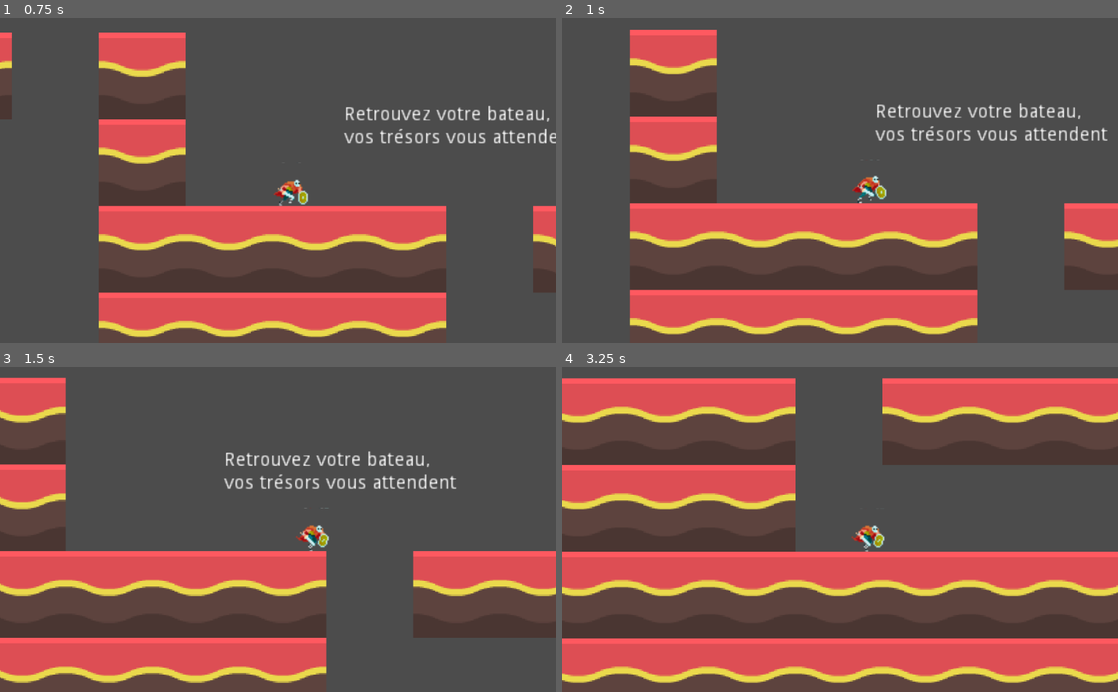
Above: before the commit, frames 1-4 (two rows, left to right).
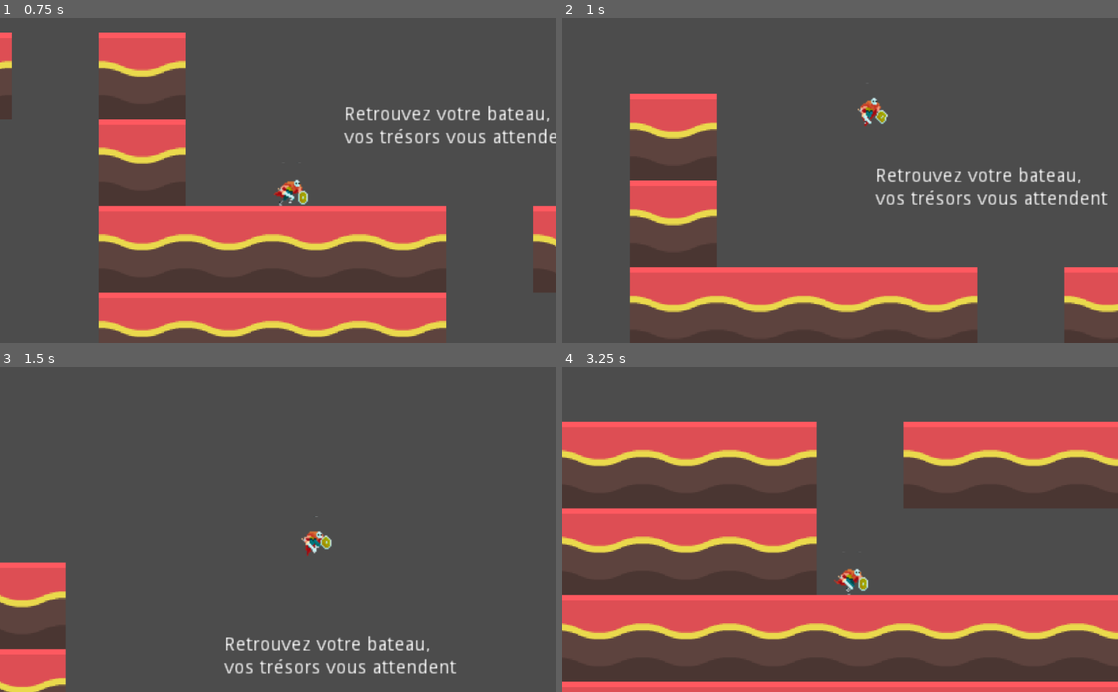
Above: after the commit, the same moments.

Repository: ab1530/HackhatonLost-Found
Game: Godot game, scene res://terrain.tscn
Same seed, same stepped clock (60 frames per second), same inputs: the game is played once before the commit and once after it.
Inputs:
- Up to frame 1 (0.75 s): tap Enter (display_text) at 0.5, 0.6 s; hold Right (right) from 0.53 s (still down)
- Up to frame 2 (1 s): keep holding Right (right); tap Up (jump, bound only after the commit) at 0.77 s
- Up to frame 3 (1.5 s): keep holding Right (right); tap Enter (display_text) at 1.35 s
- Up to frame 4 (3.25 s): tap Up (jump, bound only after the commit) at 1.52, 3.02 s; release Right (right) at 2.03 s; hold Left (left) 2.03-2.78 s; tap Enter (display_text) at 2.1, 2.85 s; hold Right (right) from 2.78 s (still down)

Frame 1 is identical in both runs. In frame 2, 31% of the frame differs, in the area x 12-100%, y 3-100%; in frame 3, 29%; in frame 4, 75%, in the area x 0-100%, y 3-100%.

Commit message:
[ADD] attack

Diff:
--- a/lost-and-found-2d/Player.gd
+++ b/lost-and-found-2d/Player.gd
@@ -31,6 +31,8 @@
 		motion.x -= ACCELERATION
 		facing_right = false
 		$AnimationPlayer.play("running")
+	elif Input.is_action_pressed("attack"):
+		$AnimationPlayer.play("attaque")
 	else:
 		motion.x = lerp(motion.x, 0, 0.2)
 		$AnimationPlayer.play("Idle")
--- a/lost-and-found-2d/project.godot
+++ b/lost-and-found-2d/project.godot
@@ -33,12 +33,17 @@
 }
 jump={
 "deadzone": 0.5,
-"events": [ Object(InputEventKey,"resource_local_to_scene":false,"resource_name":"","device":0,"alt":false,"shift":false,"control":false,"meta":false,"command":false,"pressed":false,"scancode":32,"unicode":0,"echo":false,"script":null)
+"events": [ Object(InputEventKey,"resource_local_to_scene":false,"resource_name":"","device":0,"alt":false,"shift":false,"control":false,"meta":false,"command":false,"pressed":false,"scancode":16777232,"unicode":0,"echo":false,"script":null)
  ]
 }
 display_text={
 "deadzone": 0.5,
 "events": [ Object(InputEventKey,"resource_local_to_scene":false,"resource_name":"","device":0,"alt":false,"shift":false,"control":false,"meta":false,"command":false,"pressed":false,"scancode":16777221,"unicode":0,"echo":false,"script":null)
+ ]
+}
+attack={
+"deadzone": 0.5,
+"events": [ Object(InputEventKey,"resource_local_to_scene":false,"resource_name":"","device":0,"alt":false,"shift":false,"control":false,"meta":false,"command":false,"pressed":false,"scancode":32,"unicode":0,"echo":false,"script":null)
  ]
 }
 
--- a/lost-and-found-2d/terrain.tscn
+++ b/lost-and-found-2d/terrain.tscn
@@ -139,6 +139,23 @@
 "values": [ 1, 2, 3, 5 ]
 }
 
+[sub_resource type="Animation" id=15]
+resource_name = "attaque"
+length = 0.5
+loop = true
+tracks/0/type = "value"
+tracks/0/path = NodePath("Sprite:frame")
+tracks/0/interp = 1
+tracks/0/loop_wrap = true
+tracks/0/imported = false
+tracks/0/enabled = true
+tracks/0/keys = {
+"times": PoolRealArray( 0, 0.1, 0.2, 0.3, 0.4 ),
+"transitions": PoolRealArray( 1, 1, 1, 1, 1 ),
+"update": 1,
+"values": [ 27, 28, 29, 30, 31 ]
+}
+
 [sub_resource type="Animation" id=8]
 resource_name = "falling"
 tracks/0/type = "value"
@@ -270,7 +287,7 @@
 texture = ExtResource( 2 )
 vframes = 6
 hframes = 9
-frame = 9
+frame = 30
 
 [node name="CollisionShape2D" type="CollisionShape2D" parent="Player"]
 position = Vector2( 2.5, 6.5 )
@@ -283,6 +300,7 @@
 
 [node name="AnimationPlayer" type="AnimationPlayer" parent="Player"]
 anims/Idle = SubResource( 6 )
+anims/attaque = SubResource( 15 )
 anims/falling = SubResource( 8 )
 anims/jumping = SubResource( 9 )
 anims/running = SubResource( 7 )
Not shown: 1 places in lost-and-found-2d/terrain.tscn that only renumber resources
